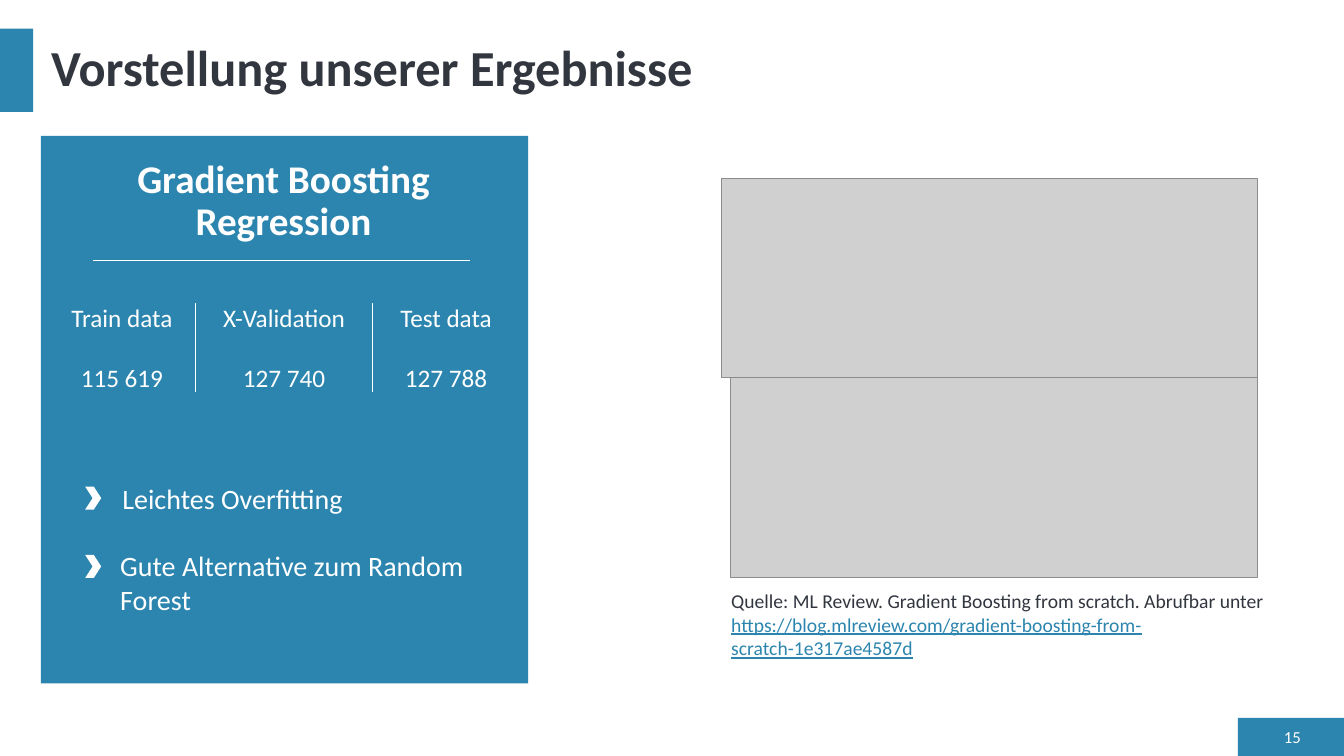
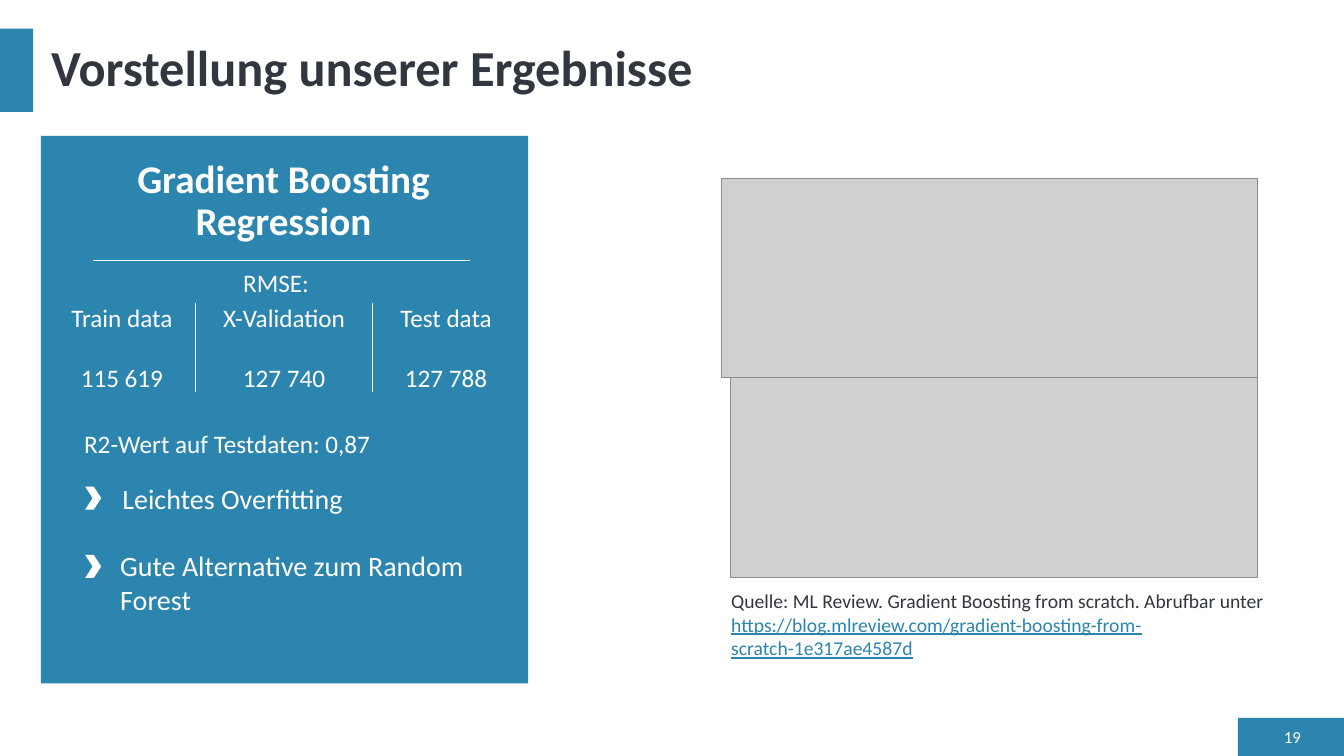
Before and after one commit to LennartFertig/DataExploration_HousePriceSeattle, a slide deck: slide 19 of HousePricePrediction_Präsentation.pptx (slide 15 before the commit). Drawn at 1344x756 pixels with LibreOffice and Linux fonts; fonts in the diff are those of the drawing; grey boxes stand for pictures. Boxes give left, top, right and bottom in pixels: in the first picture for what was removed or moved away, otherwise in the second. Text is boxed around its words. In the diff, an @@ line names an element or a change of style, - is before the commit and + after.

```diff
--- a/HousePricePrediction_Präsentation.pptx
+++ b/HousePricePrediction_Präsentation.pptx
@@ text added at (x1=243, y1=275, x2=309, y2=292), 18 pt, text #FFFFFF @@
+RMSE:
@@ text added at (x1=84, y1=435, x2=370, y2=456), 18 pt, text #FFFFFF @@
+R2-Wert auf Testdaten: 0,87
@@ page number at (x1=1284, y1=732, x2=1301, y2=743): text changed @@
-15
+19
```
Also in this commit, not shown: 10 other slides changed, 7 slides added, 1 slide removed.
